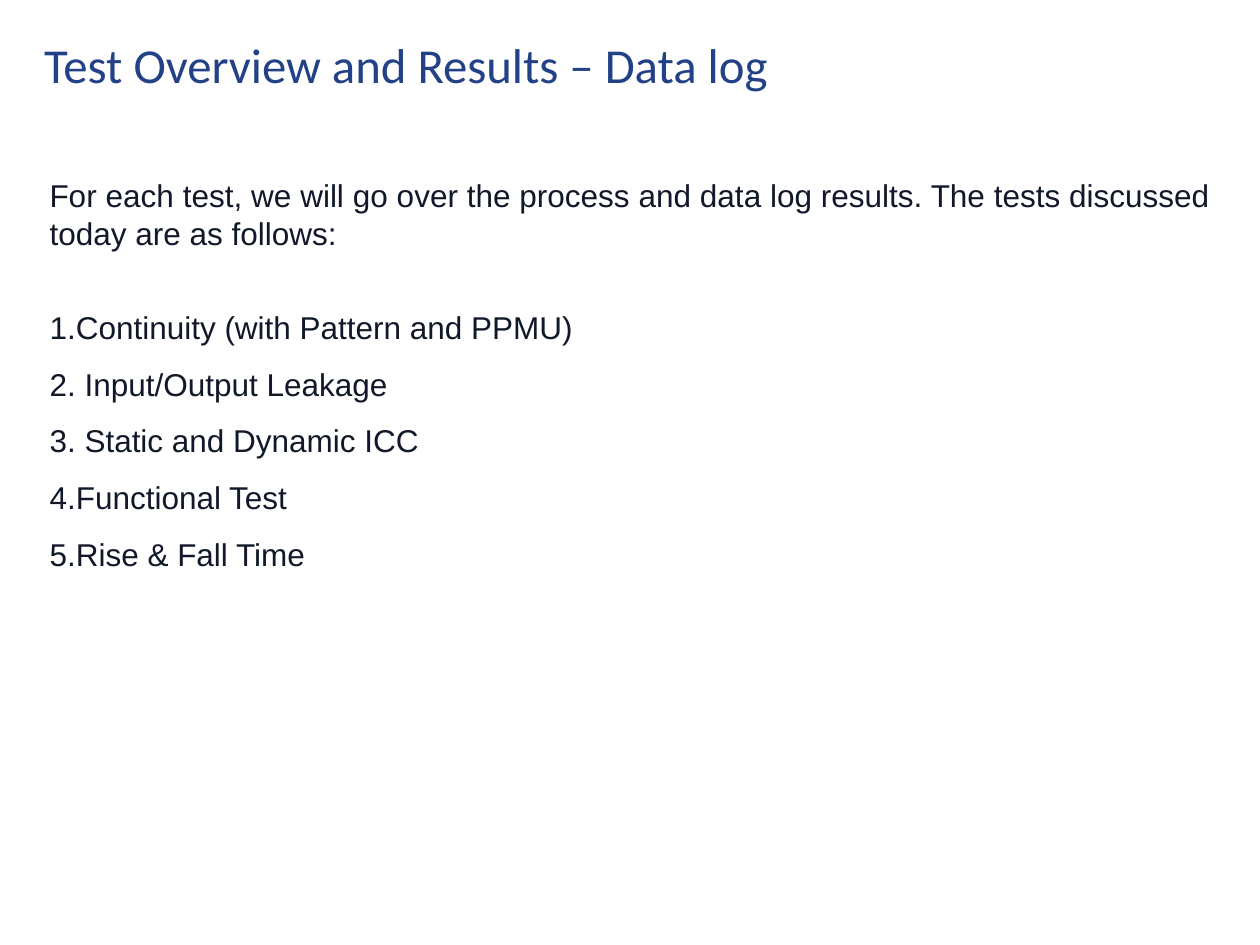
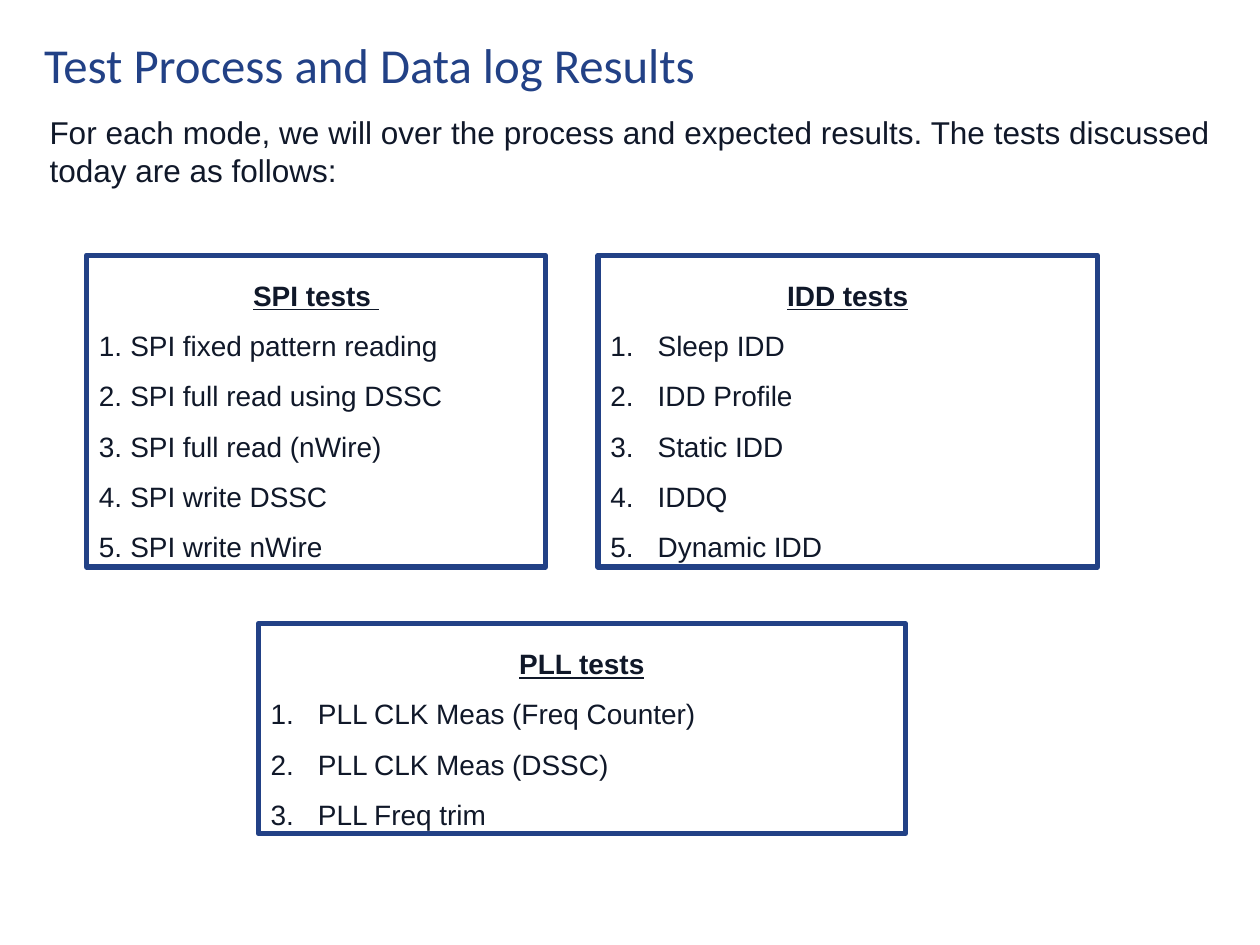
Before and after one commit to rahmanantara/Project-2, a slide deck: slide 5 of Rahman_project2_Presentation_v1.pptx. Drawn at 1260x945 pixels with LibreOffice and Linux fonts; fonts in the diff are those of the drawing; background and template pictures are left out. Boxes give left, top, right and bottom in pixels: in the first picture for what was removed or moved away, otherwise in the second. Text is boxed around its words. In the diff, an @@ line names an element or a change of style, - is before the commit and + after.

```diff
--- a/Rahman_project2_Presentation_v1.pptx
+++ b/Rahman_project2_Presentation_v1.pptx
@@ title at (44,49,695,92): text changed @@
-Test Overview and Results – Data log
+Test Process and Data log Results
@@ text at (50,121,1209,188): text changed @@
-For each test, we will go over the process and data log results. The tests discussed today are as follows:
+For each mode, we will over the process and expected results. The tests discussed today are as follows:
@@ rectangle added at (87,256,546,567), outline #224186 3 pt, 16 pt, text #101829 @@
+SPI tests
+1. SPI fixed pattern reading
+2. SPI full read using DSSC
+3. SPI full read (nWire)
+4. SPI write DSSC
+5. SPI write nWire
@@ rectangle added at (598,256,1097,567), outline #224186 3 pt, 16 pt, text #101829 @@
+IDD tests
+1. Sleep IDD
+2. IDD Profile
+3. Static IDD
+4. IDDQ
+5. Dynamic IDD
@@ text removed at (50,316,572,567) @@
-1.Continuity (with Pattern and PPMU)
-2. Input/Output Leakage
-3. Static and Dynamic ICC
-4.Functional Test
-5.Rise & Fall Time
@@ rectangle added at (258,624,906,834), outline #224186 3 pt, 16 pt, text #101829 @@
+PLL tests
+1. PLL CLK Meas (Freq Counter)
+2. PLL CLK Meas (DSSC)
+3. PLL Freq trim
```
Also in this commit, not shown: 11 other slides changed, 13 slides added, 17 slides removed, 8 other files.
